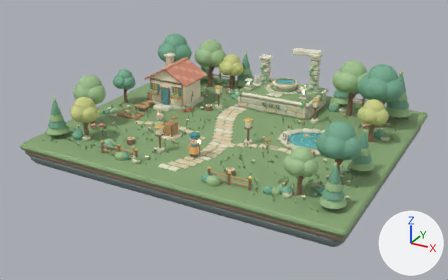
The Blender file games/mosslight/art/mosslight.blend, before and after one commit.
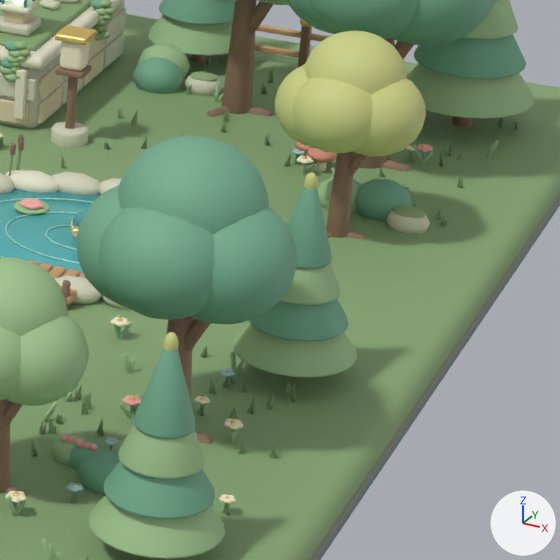
There are two pictures of each version: one whole from a 50 mm camera at (21.25, -40.6, 19.03) aimed at (-0.34, -1.35, -0.6), one close up on the part from 67% to 93% of the width and 33% to 75% of the height. Every picture has the same lights, and +X, +Y and +Z are marked at lower right. The first two pictures are the older version.

In view in the first close-up: 'Fir / light tip.005', 'Fir / soft layered bough.016', 'Fir / soft layered bough.020', 'Fir / soft layered bough.021', 'Fir / soft layered bough.022', 'Fir / soft layered bough.023', 'Fir / soft layered bough.028', 'Fir / soft layered bough.029', 'Island / moss overhang', 'Pond / enamel water', 'Tree / cloud canopy.027', 'Tree / cloud canopy.028', 'Tree / cloud canopy.041', 'Tree / cloud canopy.042', 'Tree / cloud canopy.043', 'Tree / cloud canopy.046' and 148 more.
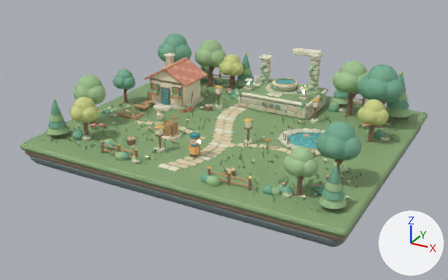
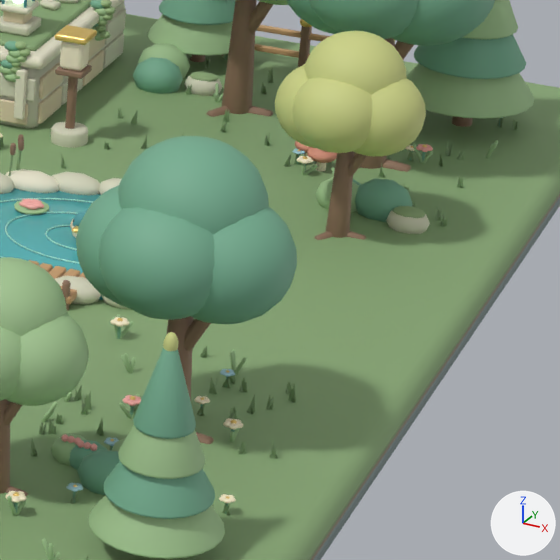
Commit message: fix(world): 移除桥口挡路针叶树 / remove fir blocking bridge entrance

Location of each change, (x1, y1, x2, y2) in pixels of the close-ups (560 x 560 px):
'Fir / soft layered bough.020', deleted (green): before (233, 323, 357, 378)
'Fir / soft layered bough.021', deleted (green): before (248, 298, 349, 341)
'Fir / soft layered bough.023', deleted (green): before (287, 187, 332, 269)
'Fir / soft layered bough.022', deleted (green): before (281, 263, 341, 305)
'Fir / light tip.005', deleted: before (304, 172, 318, 190)

Diff of the bpy script that builds the scene:
```diff
--- a/games/mosslight/art/mosslight.blend.py
+++ b/games/mosslight/art/mosslight.blend.py
@@ ob_fir___soft_layered_bough_020 @@
-ob_fir___soft_layered_bough_020 = bpy.data.objects.new('Fir / soft layered bough.020', me_cone_470)
-ob_fir___soft_layered_bough_020.location = (11.1, -2.8, 1.05)
@@ ob_fir___soft_layered_bough_021 @@
-ob_fir___soft_layered_bough_021 = bpy.data.objects.new('Fir / soft layered bough.021', me_cone_471)
-ob_fir___soft_layered_bough_021.location = (11.1, -2.8, 1.53)
@@ ob_fir___soft_layered_bough_022 @@
-ob_fir___soft_layered_bough_022 = bpy.data.objects.new('Fir / soft layered bough.022', me_cone_472)
-ob_fir___soft_layered_bough_022.location = (11.1, -2.8, 2.01)
@@ ob_fir___soft_layered_bough_023 @@
-ob_fir___soft_layered_bough_023 = bpy.data.objects.new('Fir / soft layered bough.023', me_cone_473)
-ob_fir___soft_layered_bough_023.location = (11.1, -2.8, 2.49)
@@ ob_fir___light_tip_005 @@
-ob_fir___light_tip_005 = bpy.data.objects.new('Fir / light tip.005', me_sphere_424)
-ob_fir___light_tip_005.location = (11.1, -2.8, 3.02)
-ob_fir___light_tip_005.scale = (0.0924, 0.0924, 0.168)
```
